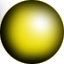
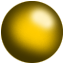
Before/after of a 64px x 64px layered artwork. What changed in the layer stack:
added layer "Ebene 7" (75%) above "Ebene 4" over (1, 1, 63, 63)
added layer "Ebene 4" above "Ebene 2" over (1, 1, 63, 63)
hid "Ebene 2" over (0, 0, 64, 64)
hid "Ebene 1" over (0, 0, 64, 64)
removed layer "Ebene 1 Kopie" over (0, 0, 64, 64)
